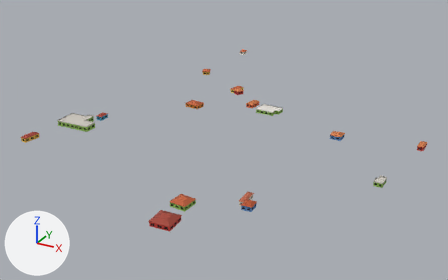
The glTF model game/models/hero/msb_oranjestad_m13_m1.glb as it was, and as the next commit left it.
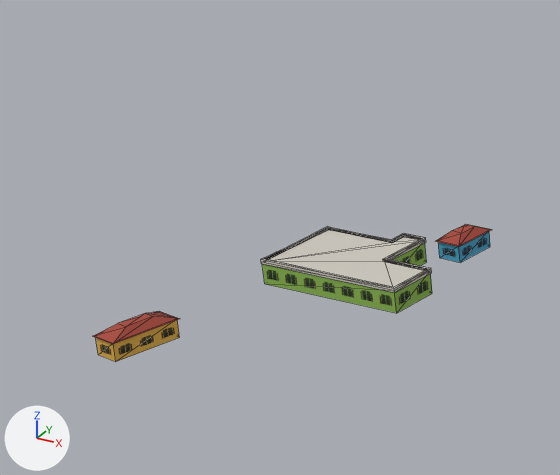
The first picture shows the older version from a 50 mm lens placed at (232.0, -424.0, 203.0), pointed at (-4.0, 5.0, -12.0). The close-ups show the older and then the newer version on the part from 0% to 28% of the width and 23% to 60% of the height of that picture. Only the edits that show in the close-ups are written down. The axes (+X, +Y, +Z) are drawn at lower left. The lights are the same throughout. The close-ups show mesh edges as thin lines. Objects named as collision shapes, trigger or cutter boxes, shadow casters or lower levels of detail are left out. Where no turn or scale is listed for an object, it has been applied to the vertices. Vertices at exactly the same position are counted once.

The first close-up shows 'msb_oranjestad_m13_m1_lod0'.
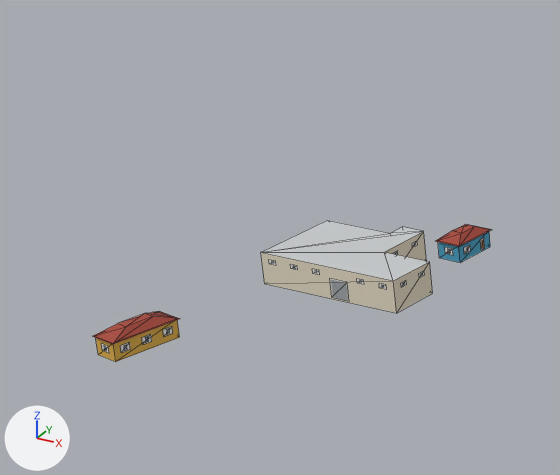
What the commit changed:
Picture 'ground_dec' (img_ground_dec) is new.
Material 'ground_dec' (mat_ground_dec) is new.
Uses the picture img_ground_dec.
me_msb_oranjestad_m13_m1_lod0 is used by ob_msb_oranjestad_m13_m1_lod0; location (15.5, 24.5, 5.6).
me_msb_oranjestad_m13_m1_lod0 had 344 vertices, 454 faces and spanned x -141.0..141.0, y -191.0..191.0, z -7.0..7.0.
me_msb_oranjestad_m13_m1_lod0 now has 964 vertices, 732 faces and spans x -141.0..141.0, y -191.0..191.0, z -7.0..7.0.
me_msb_oranjestad_m13_m1_lod0 part 1: 9 vertices moved from x -141.0..-110.0, y -90.0..-67.0, z 2.0 to x -141.0..-110.0, y -90.0..-67.0, z 2.0..4.0; 31 vertices removed from x -141.0..-110.0, y -90.0..-67.0, z 2.0; 139 vertices added at x -141.0..-110.0, y -137.0..-51.0, z -4.0..5.0.
me_msb_oranjestad_m13_m1_lod0 part 2: 22 kept faces spanning x -141.0..-110.0, y -90.0..-67.0, z -3.0..4.0 get new vertex colours; the middle colour goes from green #8cb84f to pale yellow #e6dcc6.
me_msb_oranjestad_m13_m1_lod0 part 3: 134 faces spanning x -141.0..141.0, y -190.0..190.0, z -7.0..6.0 switch from mat_ground to mat_trim.
Other edits to the shape of me_msb_oranjestad_m13_m1_lod0 do not show in these pictures.
me_msb_oranjestad_m13_m1_lod0 gains material mat_ground_dec.
Object 'msb_oranjestad_m13_m1_lod0' (ob_msb_oranjestad_m13_m1_lod0) moves from (15.5, 24.5, 5.6) to (15.6, 24.5, 5.6).

Where the change shows, as pixel boxes (x1, y1, x2, y2) in the close-ups (560 x 475 px):
'msb_oranjestad_m13_m1_lod0', reshaped, moved
    before: (92, 224, 491, 362)
    after: (92, 220, 491, 362)
part 1 of me_msb_oranjestad_m13_m1_lod0, reshaped
    before: (261, 226, 432, 293)
    after: (101, 238, 485, 353)
part 2 of me_msb_oranjestad_m13_m1_lod0, recoloured (green to pale yellow)
    before: (262, 230, 432, 313)
    after: (261, 220, 432, 313)
part 3 of me_msb_oranjestad_m13_m1_lod0, recoloured
    both: (97, 235, 490, 358)
